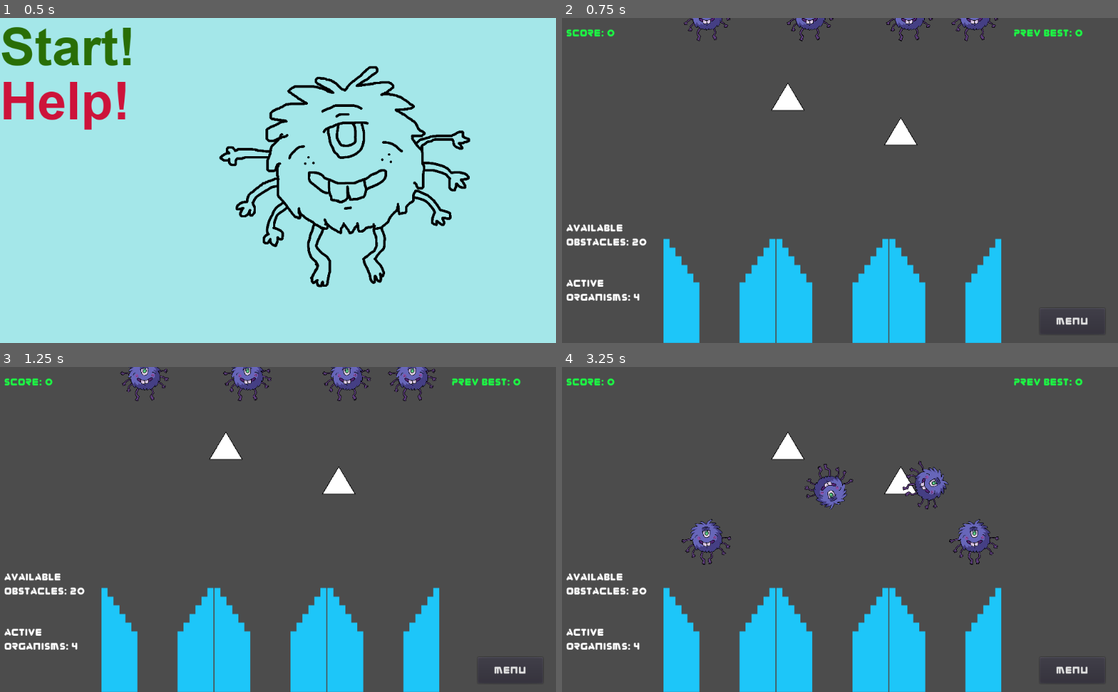
Above: before the commit, frames 1-4 (two rows, left to right).
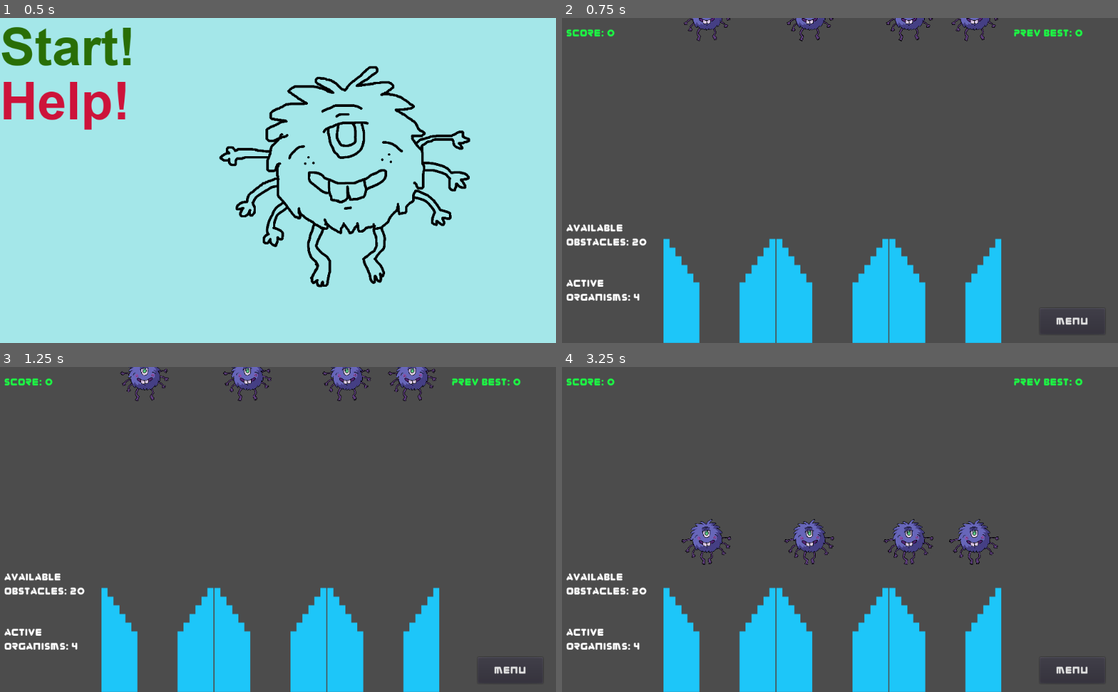
Above: after the commit, the same moments.

Repository: TreyDettmer/UP-Game-Jam-22
Game: Godot game, scene res://Scenes/MainMenu.tscn
Two runs of this game, one before a commit and one after it. Both use one fixed random seed, a clock stepped at 60 frames per second and the inputs below.
Inputs (mouse positions are in pixels of both pictures, inside the frame that each line leads up to):
- Up to frame 1 (0.5 s): no input
- Up to frame 2 (0.75 s): click "Start!" at 0.5 s
- Up to frame 3 (1.25 s): no input
- Up to frame 4 (3.25 s): drag from (901, 493) to (828, 688) at 1.27 s; drag from (789, 458) to (828, 688) at 2.02 s; move the mouse to (895, 458) at 2.77 s; click (895, 458) at 2.85 s

Frame 1 is identical in both runs. In frame 2, 0.5% of the frame differs, in the area x 37-64%, y 19-40%; in frame 3, 0.5%; in frame 4, 2.7%, in the area x 37-70%, y 19-61%.

Commit message:
Moved all the UI stuff

Diff:
--- a/Project/Scenes/Main.tscn
+++ b/Project/Scenes/Main.tscn
@@ -1,20 +1,26 @@
-[gd_scene load_steps=5 format=2]
+[gd_scene load_steps=9 format=2]
 
 [ext_resource path="res://Scripts/Main.gd" type="Script" id=1]
 [ext_resource path="res://Scenes/ScoreBucket.tscn" type="PackedScene" id=2]
-[ext_resource path="res://Scenes/Obstacle.tscn" type="PackedScene" id=3]
-[ext_resource path="res://Scenes/MenuLayer.tscn" type="PackedScene" id=6]
+[ext_resource path="res://Scenes/OptionsMenu.tscn" type="PackedScene" id=4]
+[ext_resource path="res://Fonts/zorque.otf" type="DynamicFontData" id=5]
+[ext_resource path="res://Scripts/MenuLayer.gd" type="Script" id=6]
+
+[sub_resource type="DynamicFont" id=1]
+size = 18
+outline_color = Color( 0.160784, 0.635294, 0.211765, 1 )
+extra_spacing_char = 1
+font_data = ExtResource( 5 )
+
+[sub_resource type="DynamicFont" id=2]
+size = 24
+font_data = ExtResource( 5 )
+
+[sub_resource type="DynamicFont" id=3]
+font_data = ExtResource( 5 )
 
 [node name="Main" type="Node2D"]
 script = ExtResource( 1 )
-
-[node name="Obstacle2" parent="." instance=ExtResource( 3 )]
-position = Vector2( 624, 232 )
-
-[node name="Obstacle" parent="." instance=ExtResource( 3 )]
-position = Vector2( 416, 168 )
-
-[node name="MenuLayer" parent="." instance=ExtResource( 6 )]
 
 [node name="ScoreBuckets" type="Node2D" parent="."]
 position = Vector2( 56, 8 )
@@ -39,12 +45,215 @@
 [node name="CollisionPolygon2D" type="CollisionPolygon2D" parent="RightWall"]
 polygon = PoolVector2Array( 1024, 600, 808, 600, 808, 408, 864, -312, 1008, -312 )
 
-[connection signal="updateHighScore" from="." to="MenuLayer" method="_on_Main_updateHighScore"]
-[connection signal="updateObstacles" from="." to="MenuLayer" method="_on_Main_updateObstacles"]
-[connection signal="updateOrganisms" from="." to="MenuLayer" method="_on_Main_updateOrganisms"]
-[connection signal="updateScore" from="." to="MenuLayer" method="_on_Main_updateScore"]
-[connection signal="endGame" from="MenuLayer" to="." method="_on_MenuLayer_endGame"]
-[connection signal="restartGame" from="MenuLayer" to="." method="_on_MenuLayer_restartGame"]
+[node name="UI" type="Control" parent="."]
+margin_right = 40.0
+margin_bottom = 40.0
+script = ExtResource( 6 )
+
+[node name="CurrentScoreLabel" type="Label" parent="UI"]
+margin_left = 8.0
+margin_top = 16.0
+margin_right = 126.0
+margin_bottom = 51.0
+custom_colors/font_color = Color( 0.113725, 0.976471, 0.270588, 1 )
+custom_fonts/font = SubResource( 1 )
+text = "Score: "
+
+[node name="HighScoreLabel" type="Label" parent="UI"]
+margin_left = 832.0
+margin_top = 16.0
+margin_right = 1024.0
+margin_bottom = 51.0
+custom_colors/font_color = Color( 0.113725, 0.976471, 0.270588, 1 )
+custom_fonts/font = SubResource( 1 )
+text = "Prev Best: 0"
+
+[node name="NumOrganisms" type="Label" parent="UI"]
+margin_left = 8.0
+margin_top = 478.0
+margin_right = 225.0
+margin_bottom = 563.0
+custom_colors/font_color = Color( 1, 1, 1, 1 )
+custom_fonts/font = SubResource( 1 )
+text = "Active
+organisms:"
+
+[node name="NumObstacles" type="Label" parent="UI"]
+margin_left = 8.0
+margin_top = 376.0
+margin_right = 157.0
+margin_bottom = 431.0
+custom_colors/font_color = Color( 1, 1, 1, 1 )
+custom_fonts/font = SubResource( 1 )
+text = "Available
+obstacles:"
+
+[node name="ColorRect" type="ColorRect" parent="UI"]
+visible = false
+margin_left = 171.0
+margin_right = 827.0
+margin_bottom = 600.0
+
+[node name="OptionsMenu" parent="UI" instance=ExtResource( 4 )]
+
+[node name="GameOverRect" type="ColorRect" parent="UI"]
+visible = false
+anchor_right = 1.0
+anchor_bottom = 1.0
+margin_left = 320.0
+margin_right = -256.0
+color = Color( 0.054902, 0, 1, 1 )
+
+[node name="GameOverMenu" type="GridContainer" parent="UI"]
+visible = false
+anchor_left = 0.5
+anchor_right = 0.5
+anchor_bottom = 1.0
+margin_left = -280.0
+margin_top = 16.0
+margin_right = -32.0
+margin_bottom = -328.0
+rect_scale = Vector2( 2, 2 )
+columns = 3
+
+[node name="placeholder" type="Label" parent="UI/GameOverMenu"]
+margin_top = 15.0
+margin_right = 57.0
+margin_bottom = 46.0
+text = "
+"
+align = 1
+
+[node name="GameOverLabel" type="Label" parent="UI/GameOverMenu"]
+margin_left = 61.0
+margin_right = 204.0
+margin_bottom = 61.0
+custom_fonts/font = SubResource( 2 )
+text = "GAME OVER
+"
+align = 1
+
+[node name="placeholder2" type="Label" parent="UI/GameOverMenu"]
+margin_left = 208.0
+margin_top = 15.0
+margin_right = 248.0
+margin_bottom = 46.0
+text = "
+"
+align = 1
+
+[node name="placeholder3" type="Label" parent="UI/GameOverMenu"]
+margin_top = 65.0
+margin_right = 57.0
+margin_bottom = 96.0
+text = "
+"
+align = 1
+
+[node name="HighScoreEndGame" type="Label" parent="UI/GameOverMenu"]
+margin_left = 61.0
+margin_top = 65.0
+margin_right = 204.0
+margin_bottom = 96.0
+text = "
+"
+align = 1
+
+[node name="placeholder4" type="Label" parent="UI/GameOverMenu"]
+margin_left = 208.0
+margin_top = 65.0
+margin_right = 248.0
+margin_bottom = 96.0
+text = "
+"
+align = 1
+
+[node name="placeholder5" type="Label" parent="UI/GameOverMenu"]
+margin_top = 106.0
+margin_right = 57.0
+margin_bottom = 137.0
+text = "
+"
+align = 1
+
+[node name="Score" type="Label" parent="UI/GameOverMenu"]
+margin_left = 61.0
+margin_top = 100.0
+margin_right = 204.0
+margin_bottom = 143.0
+custom_fonts/font = SubResource( 3 )
+text = "Score:
+"
+align = 1
+
+[node name="placeholder6" type="Label" parent="UI/GameOverMenu"]
+margin_left = 208.0
+margin_top = 106.0
+margin_right = 248.0
+margin_bottom = 137.0
+text = "
+"
+align = 1
+
+[node name="placeholder7" type="Label" parent="UI/GameOverMenu"]
+margin_top = 147.0
+margin_right = 57.0
+margin_bottom = 178.0
+text = "
+"
+align = 1
+
+[node name="placeholder8" type="Label" parent="UI/GameOverMenu"]
+margin_left = 61.0
+margin_top = 147.0
+margin_right = 204.0
+margin_bottom = 178.0
+text = "
+"
+align = 1
+
+[node name="placeholder9" type="Label" parent="UI/GameOverMenu"]
+margin_left = 208.0
+margin_top = 147.0
+margin_right = 248.0
+margin_bottom = 178.0
+text = "
+"
+align = 1
+
+[node name="RestartButton" type="Button" parent="UI/GameOverMenu"]
+margin_top = 182.0
+margin_right = 57.0
+margin_bottom = 213.0
+text = "Restart"
+icon_align = 1
+
+[node name="placeholder10" type="Label" parent="UI/GameOverMenu"]
+margin_left = 61.0
+margin_top = 182.0
+margin_right = 204.0
+margin_bottom = 213.0
+text = "
+"
+align = 1
+
+[node name="QuitButton" type="Button" parent="UI/GameOverMenu"]
+margin_left = 208.0
+margin_top = 182.0
+margin_right = 248.0
+margin_bottom = 213.0
+text = "Quit"
+icon_align = 1
+
+[connection signal="updateHighScore" from="." to="UI" method="_on_Main_updateHighScore"]
+[connection signal="updateObstacles" from="." to="UI" method="_on_Main_updateObstacles"]
+[connection signal="updateOrganisms" from="." to="UI" method="_on_Main_updateOrganisms"]
+[connection signal="updateScore" from="." to="UI" method="_on_Main_updateScore"]
 [connection signal="organism_scored" from="ScoreBuckets/ScoreBucket" to="." method="_on_ScoreBucket_organism_scored"]
 [connection signal="organism_scored" from="ScoreBuckets/ScoreBucket3" to="." method="_on_ScoreBucket_organism_scored"]
 [connection signal="organism_scored" from="ScoreBuckets/ScoreBucket2" to="." method="_on_ScoreBucket_organism_scored"]
+[connection signal="endGame" from="UI" to="." method="_on_MenuLayer_endGame"]
+[connection signal="restartGame" from="UI" to="." method="_on_MenuLayer_restartGame"]
+[connection signal="endGameFromMenu" from="UI/OptionsMenu" to="UI" method="_on_OptionsMenu_endGameFromMenu"]
+[connection signal="pressed" from="UI/GameOverMenu/RestartButton" to="UI" method="_on_RestartButton_pressed"]
+[connection signal="pressed" from="UI/GameOverMenu/QuitButton" to="UI" method="_on_QuitButton_pressed"]
--- a/Project/Scenes/OptionsMenu.tscn
+++ b/Project/Scenes/OptionsMenu.tscn
@@ -28,7 +28,7 @@
 visible = false
 margin_right = 1024.0
 margin_bottom = 600.0
-color = Color( 0.145098, 0.933333, 0.380392, 1 )
+color = Color( 0.145098, 0.933333, 0.380392, 0 )
 
 [node name="QuitButton" type="Button" parent="MenuBackground"]
 anchor_left = -1.0
--- a/Project/Scripts/Main.gd
+++ b/Project/Scripts/Main.gd
@@ -19,9 +19,7 @@
 onready var organism = preload("res://Scenes/Organism.tscn")
 var orgs = [] #array for loading total organisms
 
-onready var obstacle = preload("res://Scenes/Obstacle.tscn")
-
-onready var MenuLayer = get_node("MenuLayer")
+onready var menuLayer = get_node("UI")
 # array of all organisms that could possibly be in the level
 var organism_pool = [];
 # current index in the pool of the next organism that will be created
@@ -179,7 +177,7 @@
 
 func gameOver():
 	#pulls up the endGame menu
-	MenuLayer.endGame()
+	menuLayer.endGame()
 	#stops the other organisms
 	get_tree().call_group("organism", "set_physics_process", false)
 	killOrgs()
--- a/Project/Scripts/MenuLayer.gd
+++ b/Project/Scripts/MenuLayer.gd
@@ -1,4 +1,4 @@
-extends CanvasLayer
+extends Control
 
 onready var gameOverScore = get_node("GameOverMenu/Score")
 #onready var gameOverHighScore = get_node("GameOverMenu/HighScoreEndGame")
--- a/Project/Scripts/OptionsMenu.gd
+++ b/Project/Scripts/OptionsMenu.gd
@@ -8,6 +8,7 @@
 # Called when the node enters the scene tree for the first time.
 func _ready():
 	$MenuBackground.hide()
+	pass
 
 
 func _on_QuitButton_pressed():
